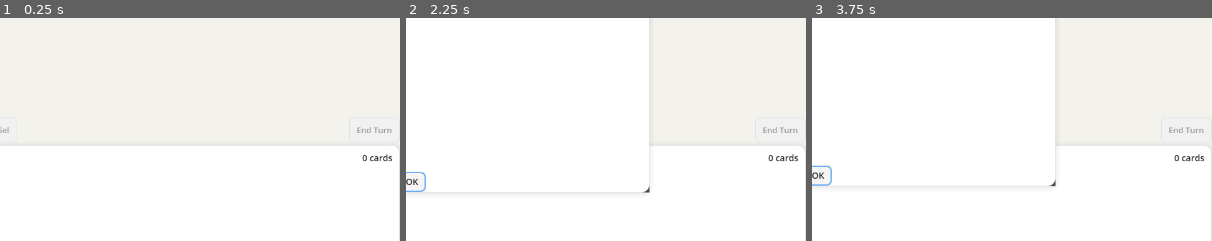
Above: before the commit, frames 1-3 (left to right).
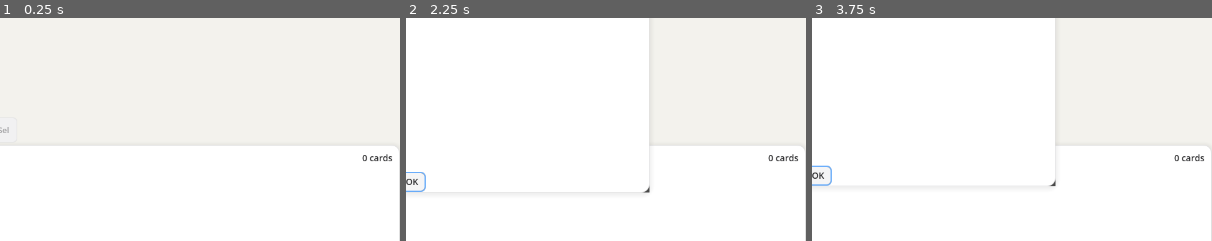
Above: after the commit, the same moments.

Repository: davidzywiec/mp-hot-rum
Game: Godot game, scene res://scenes/game/MainGame.tscn
Same seed, same stepped clock (60 frames per second), same inputs: the game is played once before the commit and once after it. This scene is started directly instead of the project's main scene.
Inputs:
- Up to frame 1 (0.25 s): no input
- Up to frame 2 (2.25 s): click "Meld Board" at 0.5 s; click "OK" at 1.25 s; click "Score Sheet" at 2 s
- Up to frame 3 (3.75 s): click "OK" at 2.75 s; click "Current Round Rules" at 3.5 s
The pictures show only the part of the screen within x 49-99%, y 41-91%; the shares and areas given below are measured in that part.

The runs differ from the first frame. In frame 1, 0.1% of the frame differs, in the area x 89-98%, y 48-52%; in frame 2, 0.1%; in frame 3, 0.1%.

Commit message:
Implement discard-to-end turn flow for #12

Diff:
--- a/autoload/NetworkManager.gd
+++ b/autoload/NetworkManager.gd
@@ -63,12 +63,6 @@
 		handler.register_hand_reorder(sender_peer_id, cards_data)
 
 @rpc("any_peer")
-func register_end_turn() -> void:
-	if handler is ServerHandler:
-		var sender_peer_id: int = multiplayer.get_remote_sender_id()
-		handler.register_end_turn(sender_peer_id)
-
-@rpc("any_peer")
 func register_next_round() -> void:
 	if handler is ServerHandler:
 		var sender_peer_id: int = multiplayer.get_remote_sender_id()
--- a/scenes/game/GameUI.tscn
+++ b/scenes/game/GameUI.tscn
@@ -264,10 +264,6 @@
 layout_mode = 2
 text = "Resume Pickup"
 
-[node name="EndTurnButton" type="Button" parent="RoundDataContainer/BottomControlsBar"]
-layout_mode = 2
-text = "End Turn"
-
 [node name="TurnPickupOverlay" type="ColorRect" parent="RoundDataContainer"]
 visible = false
 z_index = 100
--- a/scripts/game/classes/TurnFlow.gd
+++ b/scripts/game/classes/TurnFlow.gd
@@ -4,7 +4,6 @@
 const MOVE_DRAW_FROM_DECK: String = "draw_from_deck"
 const MOVE_TAKE_FROM_PILE: String = "take_from_pile"
 const MOVE_DISCARD_CARD: String = "discard_card"
-const MOVE_END_TURN: String = "end_turn"
 const MOVE_CLAIM_PILE: String = "claim_pile"
 const MOVE_PASS_CLAIM: String = "pass_claim"
 const MOVE_EXPIRE_CLAIM: String = "expire_claim"
@@ -30,8 +29,6 @@
 			return _take_from_pile(peer_id)
 		MOVE_DISCARD_CARD:
 			return _discard_card(peer_id, move)
-		MOVE_END_TURN:
-			return _end_turn(peer_id)
 		MOVE_CLAIM_PILE:
 			return _claim_pile(peer_id)
 		MOVE_PASS_CLAIM:
@@ -148,30 +145,15 @@
 			"message": "Peer %s discarded their final card %s. Round is over." % [str(peer_id), str(discarded_card)]
 		}
 	else:
+		game_manager.advance_to_next_player()
+		result["round_update"] = {
+			"round": game_manager.round_number,
+			"current_player_name": game_manager.get_player_name(game_manager.current_player_index)
+		}
+		_add_log(result, "Peer %s discarded %s. Next player is %s." % [
+			str(peer_id), str(discarded_card), game_manager.get_player_name(game_manager.current_player_index)
+		])
 		result["public_state_changed"] = true
-	return result
-
-func _end_turn(peer_id: int) -> Dictionary:
-	var validation: Dictionary = _validate_current_turn_peer(peer_id)
-	if not bool(validation.get("ok", false)):
-		return validation
-	if not game_manager.turn_discard_completed:
-		return _reject("Ignoring end turn from peer %s: they must discard before ending their turn." % str(peer_id))
-	var result: Dictionary = _accept()
-	if not game_manager.has_player_put_down(peer_id):
-		if game_manager.get_put_down_buffer_size_for_peer(peer_id) > 0:
-			game_manager.reset_put_down_progress_for_peer(peer_id)
-			_add_private_put_down_peer(result, peer_id)
-			_add_log(result, "Cleared incomplete put-down slots for peer %s at end turn." % str(peer_id))
-	game_manager.advance_to_next_player()
-	result["round_update"] = {
-		"round": game_manager.round_number,
-		"current_player_name": game_manager.get_player_name(game_manager.current_player_index)
-	}
-	_add_log(result, "Turn ended by peer %s. Next player is %s." % [
-		str(peer_id), game_manager.get_player_name(game_manager.current_player_index)
-	])
-	result["public_state_changed"] = true
 	return result
 
 func _claim_pile(peer_id: int) -> Dictionary:
--- a/scripts/game/game_ui.gd
+++ b/scripts/game/game_ui.gd
@@ -7,7 +7,6 @@
 var hand_container: HBoxContainer = null
 var hand_title: Label = null
 var hand_count_label: Label = null
-var end_turn_button: Button = null
 var pass_pile_button: Button = null
 var claim_pile_button: Button = null
 var meld_board_button: Button = null
@@ -95,8 +94,6 @@
 func _ready() -> void:
 	theme = MORNING_DIGEST_THEME
 	_resolve_hand_nodes()
-	if end_turn_button != null:
-		end_turn_button.pressed.connect(_on_end_turn_pressed)
 	if pass_pile_button != null:
 		pass_pile_button.pressed.connect(_on_pass_pile_pressed)
 	if claim_pile_button != null:
@@ -131,7 +128,6 @@
 		leave_game_button.pressed.connect(_on_leave_game_pressed)
 	if next_round_button != null:
 		next_round_button.pressed.connect(_on_next_round_pressed)
-	_update_end_turn_button_state()
 	_update_action_buttons_state()
 	_update_claim_status_label()
 	_update_claim_window_table()
@@ -201,7 +197,6 @@
 
 	current_player_label.clear()
 	current_player_label.parse_bbcode("[color=#8C8C8E][font_size=12][b]CURRENT TURN[/b][/font_size][/color]\n[color=#2C2C2E][font_size=18][b]%s[/b][/font_size][/color]" % safe_player_name)
-	_update_end_turn_button_state()
 	_update_action_buttons_state()
 	_update_claim_status_label()
 	_update_pile_view()
@@ -252,7 +247,6 @@
 	hand_container.add_theme_constant_override("separation", int(HAND_CARD_SPACING))
 	if hand_scroll != null:
 		hand_scroll.scroll_horizontal = 0
-	_update_end_turn_button_state()
 	_update_action_buttons_state()
 	_update_claim_status_label()
 	_update_pile_view()
@@ -435,7 +429,6 @@
 
 	hand_title = get_node_or_null("RoundDataContainer/HandAreaPanel/ContentMargin/HandAreaVB/Header/HandTitle") as Label
 	hand_count_label = get_node_or_null("RoundDataContainer/HandAreaPanel/ContentMargin/HandAreaVB/Header/HandCountLabel") as Label
-	end_turn_button = get_node_or_null("RoundDataContainer/BottomControlsBar/EndTurnButton") as Button
 	pass_pile_button = get_node_or_null("RoundDataContainer/BottomControlsBar/ActionBar/PassPileButton") as Button
 	claim_pile_button = get_node_or_null("RoundDataContainer/BottomControlsBar/ActionBar/ClaimPileButton") as Button
 	meld_board_button = get_node_or_null("RoundDataContainer/BottomControlsBar/ActionBar/MeldBoardButton") as Button
@@ -485,8 +478,6 @@
 	# Backward-compatible fallback if a scene still uses direct HandContainer.
 	if hand_title == null:
 		hand_title = get_node_or_null("RoundDataContainer/HandTitle") as Label
-	if end_turn_button == null:
-		end_turn_button = get_node_or_null("RoundDataContainer/EndTurnButton") as Button
 	if pass_pile_button == null:
 		pass_pile_button = get_node_or_null("RoundDataContainer/ActionBar/PassPileButton") as Button
 	if claim_pile_button == null:
@@ -950,32 +941,6 @@
 func _escape_bbcode(text: String) -> String:
 	return text.replace("[", "\\[").replace("]", "\\]")
 
-func _on_end_turn_pressed() -> void:
-	_debug_turn_state("end_turn_pressed_before")
-	if not _can_local_end_turn():
-		_update_end_turn_button_state()
-		_debug_turn_state("end_turn_pressed_blocked_invalid_state")
-		return
-
-	if end_turn_button != null:
-		end_turn_button.disabled = true
-
-	if multiplayer.is_server() or OS.has_feature("server"):
-		if Network_Manager.handler is ServerHandler:
-			var local_peer_id: int = multiplayer.get_unique_id()
-			(Network_Manager.handler as ServerHandler).register_end_turn(local_peer_id)
-	else:
-		if multiplayer.multiplayer_peer != null:
-			Network_Manager.rpc_id(1, "register_end_turn")
-	_debug_turn_state("end_turn_pressed_sent")
-
-func _update_end_turn_button_state() -> void:
-	if end_turn_button == null:
-		return
-	# TODO: Replace this simple gate with full turn validation for melds (sets/runs) and go-out checks.
-	end_turn_button.disabled = not _can_local_end_turn()
-	_debug_turn_state("update_end_turn_button_state")
-
 func _update_action_buttons_state() -> void:
 	_prune_selected_cards()
 	var round_interactions_blocked: bool = _round_interactions_blocked()
@@ -1001,13 +966,6 @@
 
 func _round_interactions_blocked() -> bool:
 	return GameManager.game_over or GameManager.round_summary_pending
-
-func _can_local_end_turn() -> bool:
-	if _round_interactions_blocked():
-		return false
-	if not _is_local_players_turn():
-		return false
-	return GameManager.turn_discard_completed
 
 func _can_local_put_down() -> bool:
 	if _round_interactions_blocked():
@@ -1616,8 +1574,6 @@
 				claim_status_label.text = "Select 1 card, then press Discard Sel."
 		elif _is_local_players_turn() and not GameManager.turn_pickup_completed:
 			claim_status_label.text = "Pick up a card to begin your turn."
-		elif _can_local_end_turn():
-			claim_status_label.text = "Discard complete. You can end your turn."
 		else:
 			claim_status_label.text = ""
 		return
@@ -1944,10 +1900,7 @@
 	var turn_pickup_completed: bool = GameManager.turn_pickup_completed
 	var turn_discard_completed: bool = GameManager.turn_discard_completed
 	var has_put_down: bool = GameManager.has_player_put_down(local_peer_id)
-	var button_disabled_text: String = "n/a"
-	if end_turn_button != null:
-		button_disabled_text = str(end_turn_button.disabled)
-	print("[TURN_DEBUG][UI][%s] local_peer=%s current_turn_peer=%s current_idx=%d order_size=%d pickup_done=%s discard_done=%s put_down=%s button_disabled=%s server=%s" % [
+	print("[TURN_DEBUG][UI][%s] local_peer=%s current_turn_peer=%s current_idx=%d order_size=%d pickup_done=%s discard_done=%s put_down=%s server=%s" % [
 		context,
 		str(local_peer_id),
 		str(current_turn_peer_id),
@@ -1956,6 +1909,5 @@
 		str(turn_pickup_completed),
 		str(turn_discard_completed),
 		str(has_put_down),
-		button_disabled_text,
 		str(multiplayer.is_server() or OS.has_feature("server"))
 	])
--- a/scripts/network/ServerHandler.gd
+++ b/scripts/network/ServerHandler.gd
@@ -183,21 +183,6 @@
 	_log("Debug end-game requested by peer %s. Winner(s): %s" % [str(peer_id), winner_names])
 	Game_State_Manager.send_round_update(game_manager.round_number, "Game Over: %s" % winner_names)
 	_broadcast_game_state()
-
-func register_end_turn(peer_id: int) -> void:
-	if not _ensure_game_manager_bound():
-		return
-	if TURN_DEBUG:
-		_log("[TURN_DEBUG][SERVER][register_end_turn] sender=%s current_turn_peer=%s current_idx=%d order_size=%d" % [
-			str(peer_id),
-			str(game_manager.get_current_player_peer_id()),
-			int(game_manager.current_player_index),
-			int(game_manager.player_order.size())
-		])
-	var result: Dictionary = _ensure_turn_flow().apply_move(peer_id, {
-		"type": "end_turn"
-	})
-	_apply_turn_flow_result(result)
 
 func register_draw_from_deck(peer_id: int) -> void:
 	if not _ensure_game_manager_bound():
--- a/scripts/test/headless_smoke_client.gd
+++ b/scripts/test/headless_smoke_client.gd
@@ -105,10 +105,6 @@
 		return
 	var discard_payload: Dictionary = private_hand[0]
 	Network_Manager.rpc_id(1, "register_discard_card", discard_payload)
-	if not await _wait_until(func() -> bool: return bool(latest_state.get("turn_discard_completed", false)), timeout_seconds):
-		_fail("Timed out waiting for discard completion.")
-		return
-	Network_Manager.rpc_id(1, "register_end_turn")
 	took_turn = true
 
 func _on_connected() -> void:
